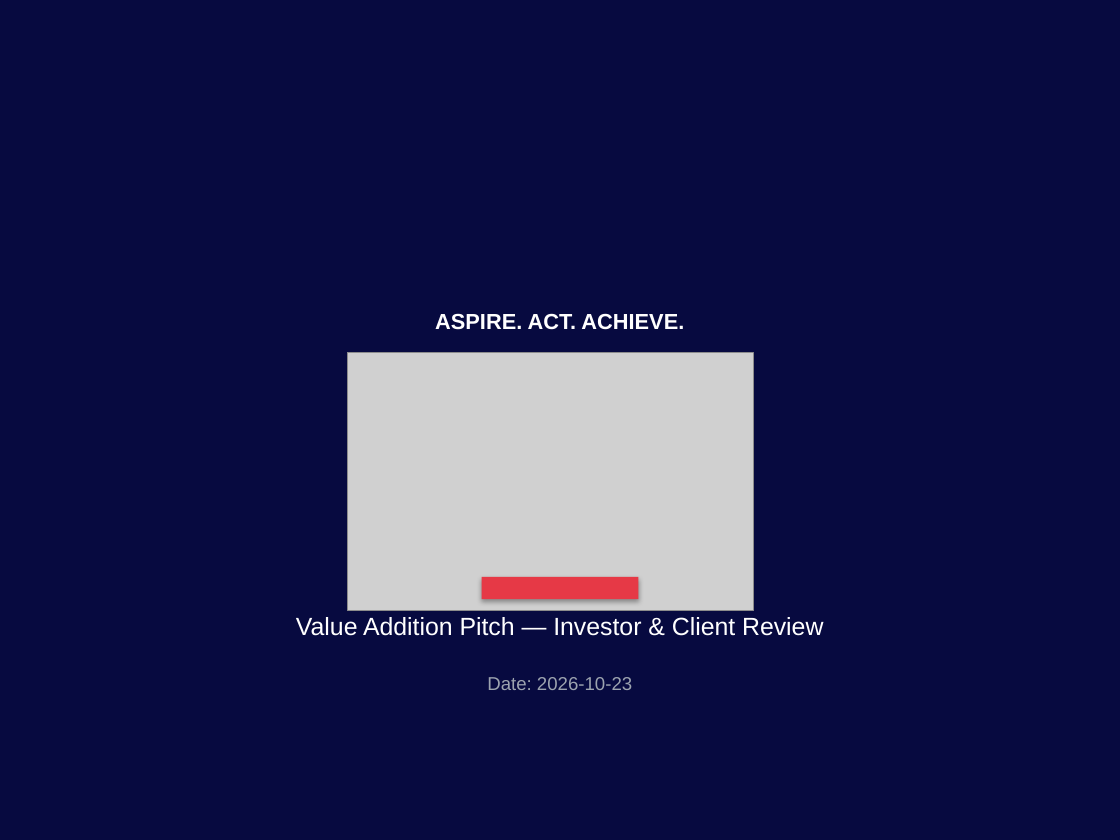
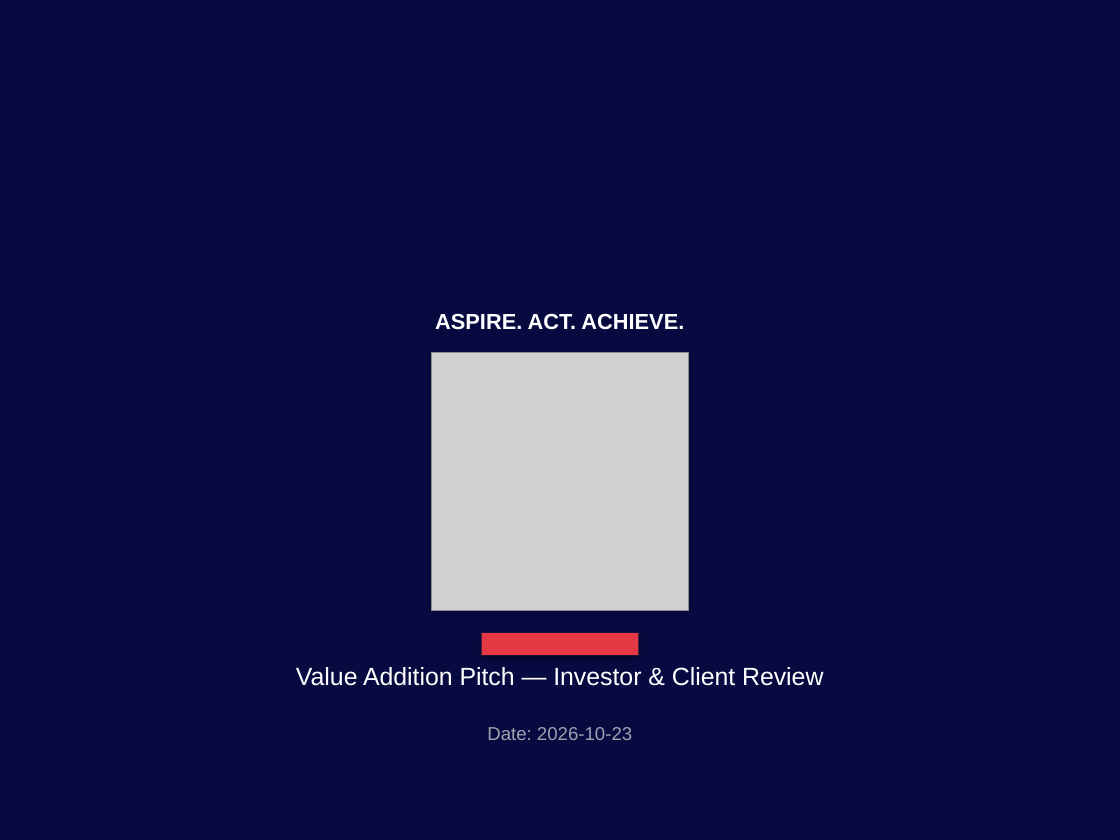
Before and after one commit to jmlusu/light-speed-holdings, a slide deck: slide 1 of static/brand/templates/value-add-pitch-investors-clients.pptx. Drawn at 1120x840 pixels with LibreOffice and Linux fonts; fonts in the diff are those of the drawing; grey boxes stand for pictures. Boxes give left, top, right and bottom in pixels: in the first picture for what was removed or moved away, otherwise in the second. Text is boxed around its words. In the diff, an @@ line names an element or a change of style, - is before the commit and + after.

```diff
--- a/static/brand/templates/value-add-pitch-investors-clients.pptx
+++ b/static/brand/templates/value-add-pitch-investors-clients.pptx
@@ picture: place and size @@
-picture at (347,353,754,610)
+picture at (431,353,689,610)
@@ text "Value Addition Pitch — Investor ...": place and size @@
-text "Value Addition Pitch — Investor ..." at (296,617,823,636)
+text "Value Addition Pitch — Investor ..." at (296,667,823,686)
@@ rectangle: place and size @@
-rectangle at (482,577,638,599)
+rectangle at (482,633,638,655)
@@ text "Date: 2026-10-23": place and size @@
-text "Date: 2026-10-23" at (487,677,632,690)
+text "Date: 2026-10-23" at (487,727,632,740)
```
Also in this commit, not shown: 2 other slides changed, 6 other files.
